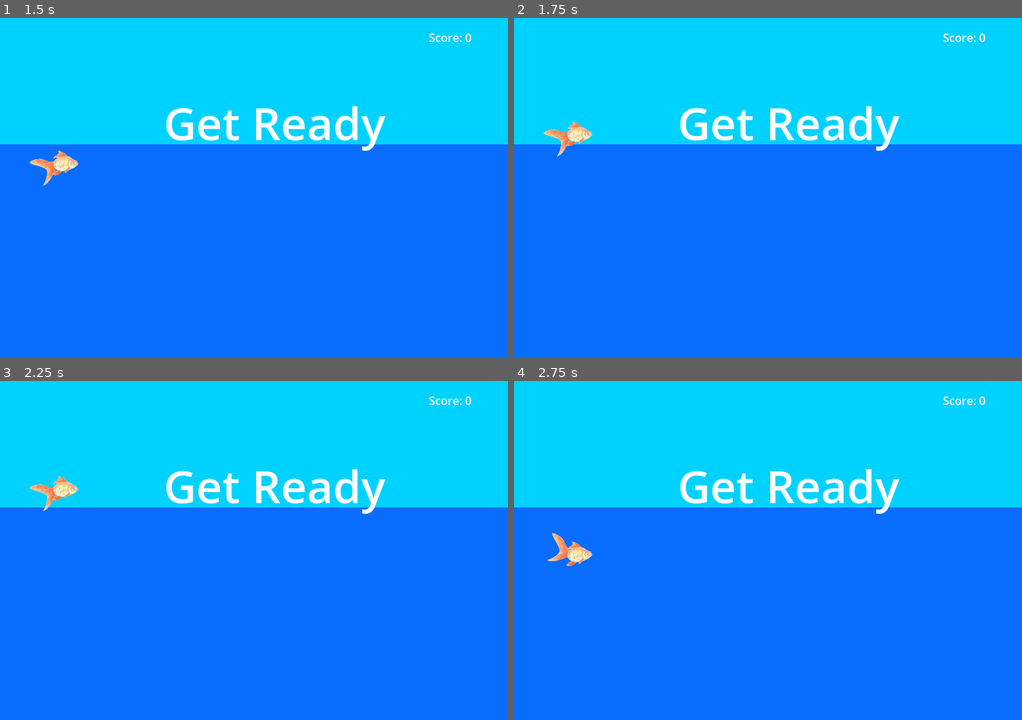
Above: before the commit, frames 1-4 (two rows, left to right).
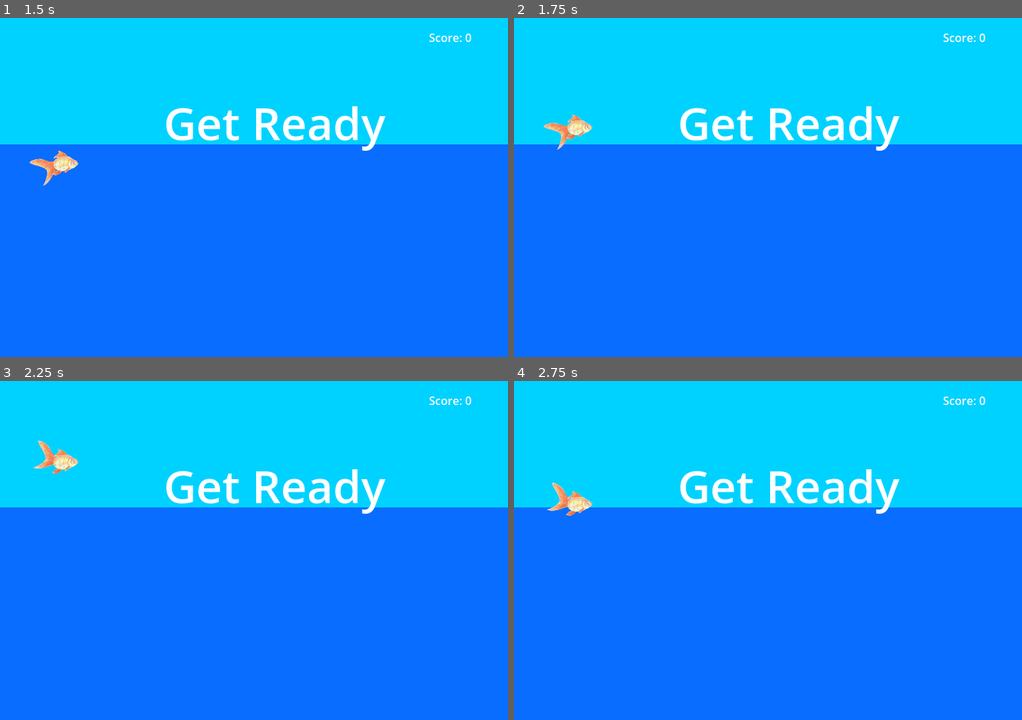
Above: after the commit, the same moments.

Repository: Aveli-games/splashy-fish
Game: Godot game, scene res://main.tscn
The game is run twice, just before and just after one commit, with the same random seed, the same clock (stepped at 60 frames per second) and the same inputs.
Inputs:
- Up to frame 1 (1.5 s): click "Start" at 0.5 s; tap Enter at 1.25 s; hold W (swim_up) from 1.28 s (still down)
- Up to frame 2 (1.75 s): keep holding W (swim_up)
- Up to frame 3 (2.25 s): release W (swim_up) at 2.03 s; hold S (swim_down) from 2.03 s (still down)
- Up to frame 4 (2.75 s): keep holding S (swim_down)

Frame 1 is identical in both runs. In frame 2, 0.5% of the frame differs, in the area x 5-16%, y 28-41%; in frame 3, 0.7%; in frame 4, 0.7%, in the area x 6-16%, y 30-55%.

Commit message:
reduce player collision

Diff:
--- a/player.tscn
+++ b/player.tscn
@@ -42,7 +42,7 @@
 }]
 
 [sub_resource type="CapsuleShape2D" id="CapsuleShape2D_kfeb8"]
-radius = 24.0
+radius = 14.6667
 height = 62.6667
 
 [node name="Player" type="Area2D"]
@@ -57,7 +57,7 @@
 frame_progress = 0.965169
 
 [node name="CollisionShape2D" type="CollisionShape2D" parent="."]
-position = Vector2(32, -2.66667)
+position = Vector2(32, -1.33333)
 rotation = 1.5708
 shape = SubResource("CapsuleShape2D_kfeb8")
 
